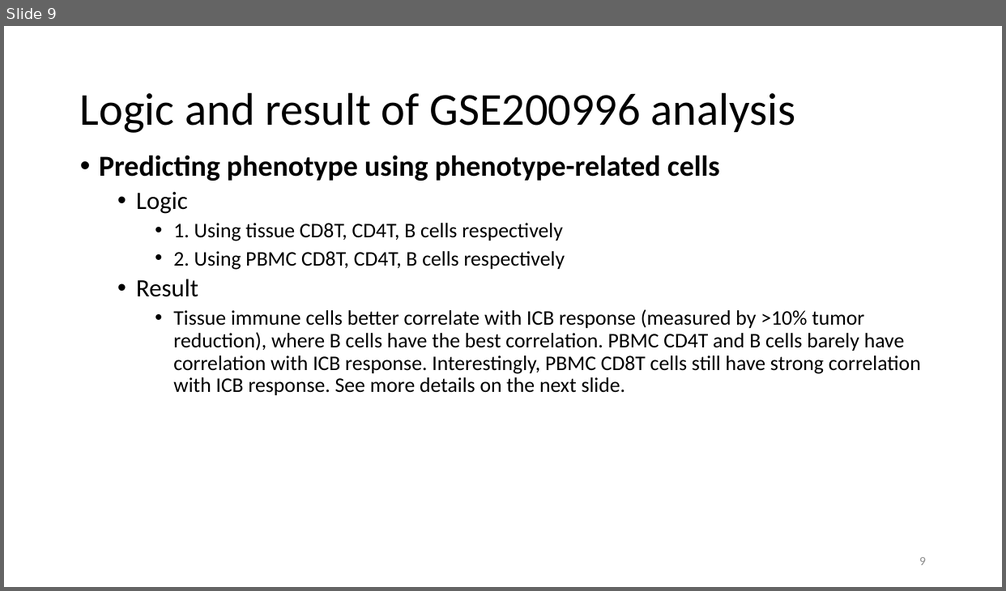
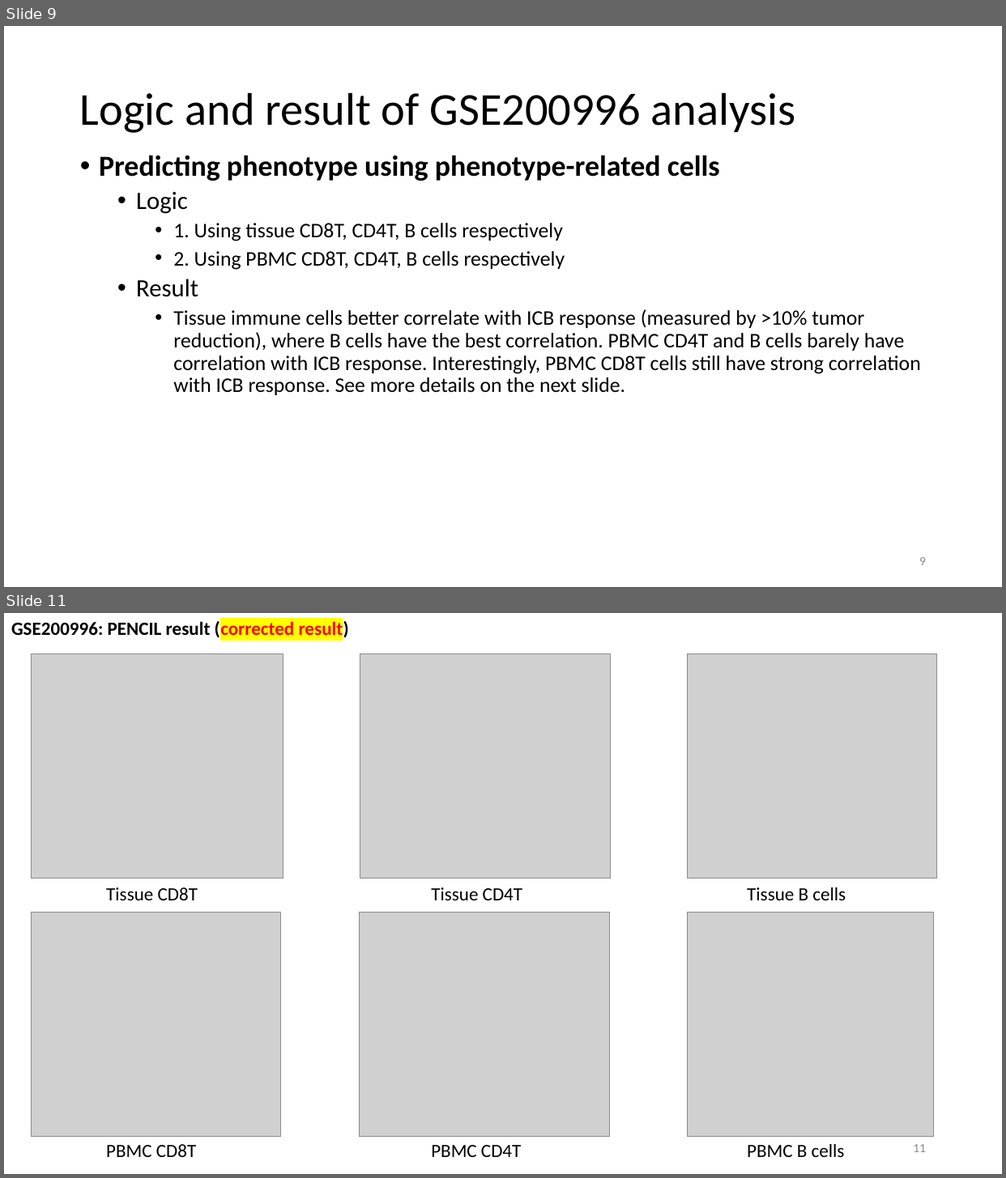
Before and after one commit to rootchang/PENCIL_reusability_report, a slide deck: WorkReport.pptx. Shown one above the other, each under a label of ours: slide 9 before the commit, slides 9 and 11 after it; the slides between them are not shown. The pictures are 1006x591 and 1006x1178 pixels, drawn with LibreOffice and Linux fonts; fonts in the diff are those of the drawing; grey boxes stand for pictures. Boxes give left, top, right and bottom in pixels: in the first picture for what was removed or moved away, otherwise in the second. Text is boxed around its words. In the diff, an @@ line names an element or a change of style, - is before the commit and + after.

```diff
--- a/WorkReport.pptx
+++ b/WorkReport.pptx
@@ slide 11 added at [4,613,1002,1174], background #FFFFFF @@
@@ text added at [11,619,349,641], 18 pt, text #000000, bold @@
+GSE200996: PENCIL result (corrected result)
@@ picture added at [31,654,283,879] @@
@@ picture added at [360,654,611,879] @@
@@ picture added at [688,654,937,879] @@
@@ text added at [106,888,198,901], 18 pt, text #000000 @@
+Tissue CD8T
@@ text added at [431,888,522,901], 18 pt, text #000000 @@
+Tissue CD4T
@@ text added at [747,888,846,901], 18 pt, text #000000 @@
+Tissue B cells
@@ picture added at [31,913,281,1137] @@
@@ picture added at [359,913,610,1137] @@
@@ picture added at [688,913,933,1137] @@
@@ text added at [106,1144,196,1157], 18 pt, text #000000 @@
+PBMC CD8T
@@ text added at [431,1145,521,1157], 18 pt, text #000000 @@
+PBMC CD4T
@@ text added at [747,1144,845,1157], 18 pt, text #000000 @@
+PBMC B cells
@@ page number added at [913,1144,926,1152], 12 pt, text #8C8C8C @@
+11
```
Also in this commit, not shown: 1 slide changed, 1 other slide added, 3 other files.
